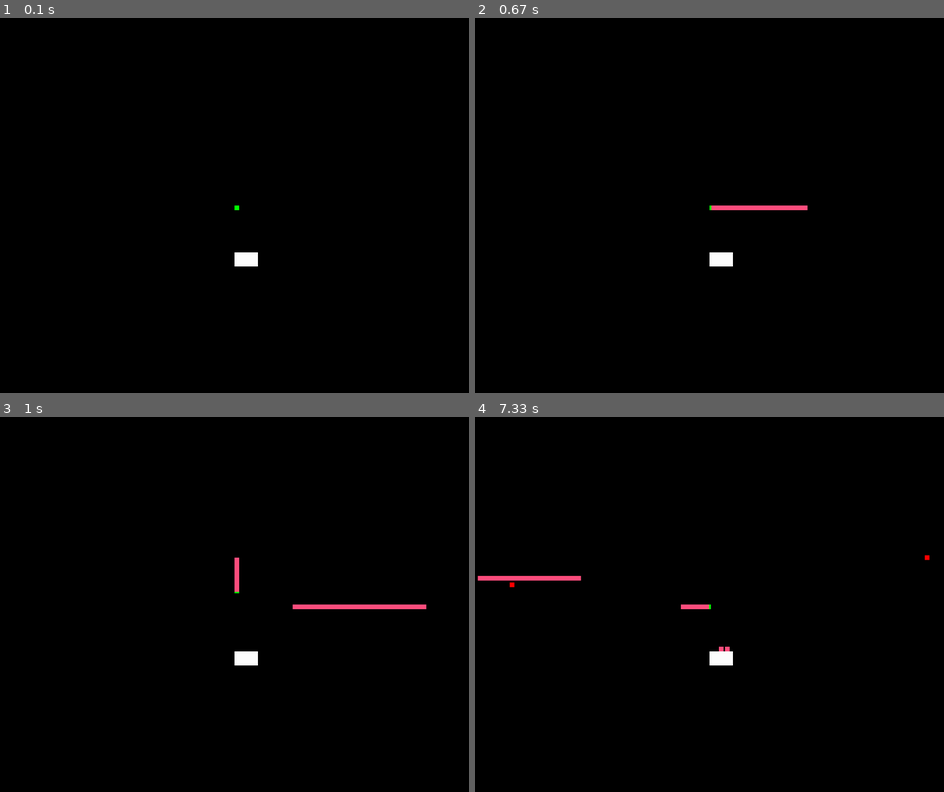
Above: before the commit, frames 1-4 (two rows, left to right).
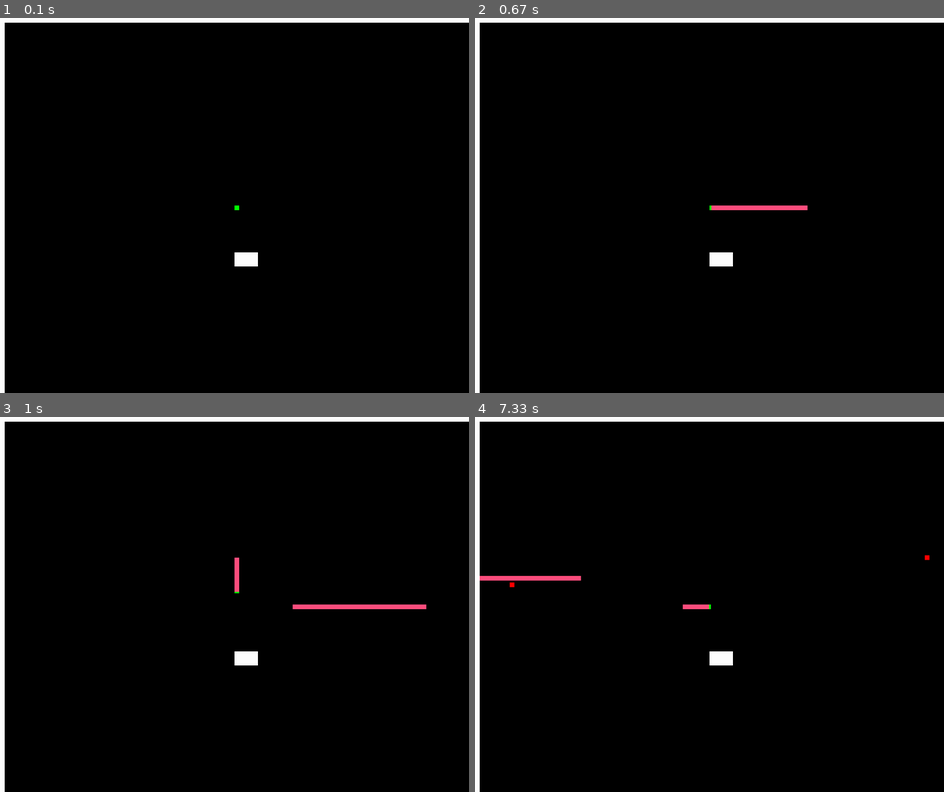
Above: after the commit, the same moments.

Repository: DominantaDev/battlepygame
Game: pygame game, started from main.py
Two runs of this game, one before a commit and one after it. Both use one fixed random seed, a clock stepped at 60 frames per second and the inputs below.
Inputs:
- Up to frame 1 (0.1 s): no input
- Up to frame 2 (0.67 s): hold Right from 0.33 s (still down)
- Up to frame 3 (1 s): release Right at 0.8 s; hold Up from 0.83 s (still down); hold W from 0.83 s (still down)
- Up to frame 4 (7.33 s): release Up at 1.13 s; release W at 1.13 s; hold Right 1.17-1.63 s; hold D 1.17-1.63 s; hold Left 1.67-2.2 s; hold A 1.67-2.2 s; hold Down 2.23-2.53 s; hold S 2.23-2.53 s; hold Left 2.57-2.97 s; hold A 2.57-2.97 s; hold Up 3-3.37 s; hold W 3-3.37 s; hold Right 3.4-4.03 s; hold D 3.4-4.03 s; hold Down 4.07-4.43 s; hold S 4.07-4.43 s; hold Left 4.47-4.93 s; hold A 4.47-4.93 s; hold Right 4.97-5.43 s; hold D 4.97-5.43 s; hold Up 5.47-5.77 s; hold W 5.47-5.77 s; hold Right 5.8-6.27 s; hold D 5.8-6.27 s; hold Left 6.3-6.83 s; hold A 6.3-6.83 s; hold Down 6.87-7.17 s; hold S 6.87-7.17 s; hold Left from 7.2 s (still down); hold A from 7.2 s (still down)

The runs differ from the first frame. In frame 1, 2.2% of the frame differs, in the area x 0-100%, y 0-100%; in frame 2, 2.2%; in frame 3, 2.2%; in frame 4, 2.3%.

Commit message:
0.2.2.2 - стены как границы экрана и типы взаимодействия коллайдеров(пули  теперь умирают после столкновения со стеной)

Diff:
--- a/classes/enum_components.py
+++ b/classes/enum_components.py
@@ -12,3 +12,4 @@
     RENDER = auto()
     TRANSFORM = auto()
     VELOCITY = auto()
+    MATERIAL = auto()
--- a/classes/enums.py
+++ b/classes/enums.py
@@ -5,3 +5,9 @@
     PHYSICAL = auto()
     MAGIC = auto()
     RANGED = auto()
+
+
+class ColInterType(Enum):
+    FRAGILE = auto()
+    NORMAL = auto()
+    GHOST = auto()
--- a/classes/fabric.py
+++ b/classes/fabric.py
@@ -1,6 +1,8 @@
 from classes.enum_components import EC
+from classes.enums import ColInterType
 from components.ai import AI
 from components.collider import Collider
+from components.material import Material
 from components.render import Render
 from components.hp import HP
 from components.input import Input
@@ -25,7 +27,8 @@
             Input(),
             Render(GREEN),
             Velocity(Vector2(0, 0)),
-            Collider()
+            Collider(),
+            Material(ColInterType.NORMAL)
         ])
         return obj
 
@@ -39,7 +42,8 @@
             Render(RED),
             AI(200, [player_obj]),
             Velocity(Vector2(0, 0)),
-            Collider()
+            Collider(),
+            Material(ColInterType.NORMAL)
         ])
         return obj
 
@@ -54,7 +58,8 @@
             Movement(600),
             Render(PINK),
             Velocity(veloc),
-            Collider()
+            Collider(),
+            Material(ColInterType.FRAGILE)
         ])
         return obj
 
@@ -66,6 +71,7 @@
         obj.AddComponents([
             Transform(pos, size),
             Render(WHITE),
-            Collider(True)
+            Collider(True),
+            Material(ColInterType.NORMAL)
         ])
         return obj
--- a/classes/object.py
+++ b/classes/object.py
@@ -63,3 +63,7 @@
             component_type_list: list[EC]
     ):
         return all([self.HasComponent(x) for x in component_type_list])
+
+    def DELETEOBJ(self):
+        Object.ALL.remove(self)
+        del self
--- /dev/null
+++ b/components/material.py
@@ -0,0 +1,15 @@
+from classes.enum_components import EC
+from components.component import Component
+from classes.enums import ColInterType
+
+
+class Material(Component):
+    _name = EC.MATERIAL
+
+    def __init__(
+        self,
+        intertype: ColInterType = ColInterType.NORMAL
+    ):
+        super().__init__(type(self)._name)
+
+        self.intertype = intertype
--- a/main.py
+++ b/main.py
@@ -37,6 +37,22 @@
 
 Fabric.create_wall(Vector2(50*world.CEIL, 50*world.CEIL),
                    Vector2(world.CEIL*5, world.CEIL*3))
+Fabric.create_wall(
+    Vector2(0, 0),
+    Vector2(world.WIDTH, world.CEIL)
+)
+Fabric.create_wall(
+    Vector2(0, world.HEIGHT),
+    Vector2(world.WIDTH, world.CEIL)
+)
+Fabric.create_wall(
+    Vector2(0, 0),
+    Vector2(world.CEIL, world.HEIGHT)
+)
+Fabric.create_wall(
+    Vector2(world.WIDTH, 0),
+    Vector2(world.CEIL, world.HEIGHT)
+)
 
 start_game_time = pygame.time.get_ticks()
 
--- a/systems/collider_system.py
+++ b/systems/collider_system.py
@@ -1,4 +1,5 @@
 from classes.enum_components import EC
+from classes.enums import ColInterType
 from classes.object import Object
 from components.damage import Damage
 from components.impulse import Impulse
@@ -16,6 +17,7 @@
         coll_comp = ent.GetComponent(EC.COLLIDER)
         trans_comp = ent.GetComponent(EC.TRANSFORM)
         ai_comp = ent.GetComponent(EC.AI)
+        mat_comp = ent.GetComponent(EC.MATERIAL)
 
         if None in (vel_comp, trans_comp, coll_comp):
             return
@@ -35,16 +37,20 @@
             if i.GetComponent(EC.COLLIDER).static:
                 checked = ColliderSystem.Check(ent, i)
                 if checked[bool]:
-                    checked = checked[tuple]
-                    trans_comp.pos -= min(
-                        (
-                            Vector2(checked[0].x, 0),
-                            Vector2(checked[1].x, 0),
-                            Vector2(0, checked[0].y),
-                            Vector2(0, checked[1].y)
-                        ),
-                        key=lambda v: abs(v.x) + abs(v.y)
-                    )
+                    if mat_comp.intertype != ColInterType.GHOST:
+                        if mat_comp.intertype == ColInterType.NORMAL:
+                            checked = checked[tuple]
+                            trans_comp.pos -= min(
+                                (
+                                    Vector2(checked[0].x, 0),
+                                    Vector2(checked[1].x, 0),
+                                    Vector2(0, checked[0].y),
+                                    Vector2(0, checked[1].y)
+                                ),
+                                key=lambda v: abs(v.x) + abs(v.y)
+                            )
+                        elif mat_comp.intertype == ColInterType.FRAGILE:
+                            ent.DELETEOBJ()
 
     @staticmethod
     def Check(
--- a/systems/hp_system.py
+++ b/systems/hp_system.py
@@ -13,5 +13,5 @@
         hp_comp = entity.GetComponent(EC.HP)
         if hp_comp != None:
             if hp_comp.value <= 0:
-                Object.ALL.remove(entity)
+                entity.DELETEOBJ()
                 world.screen_color = consts.WHITE
